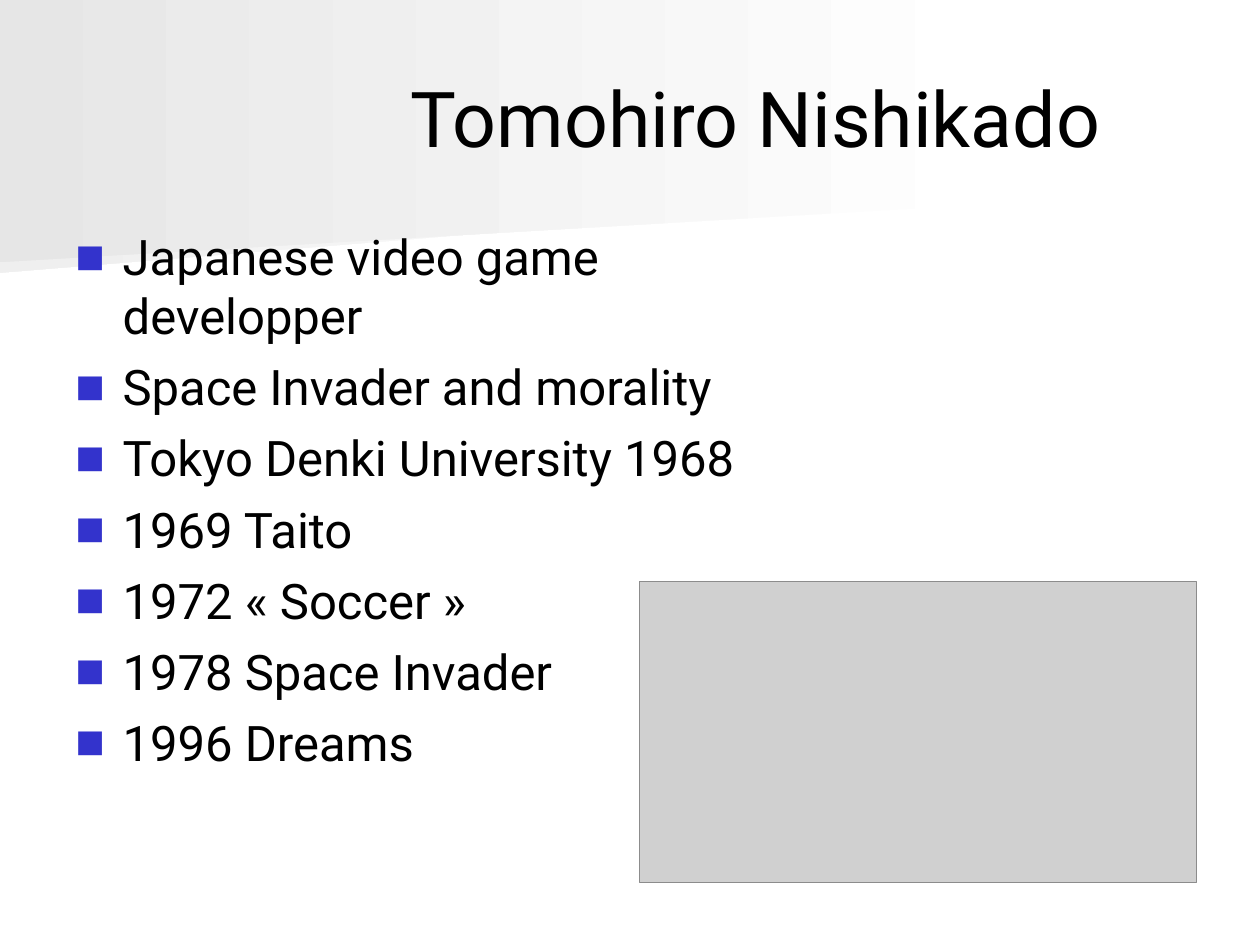
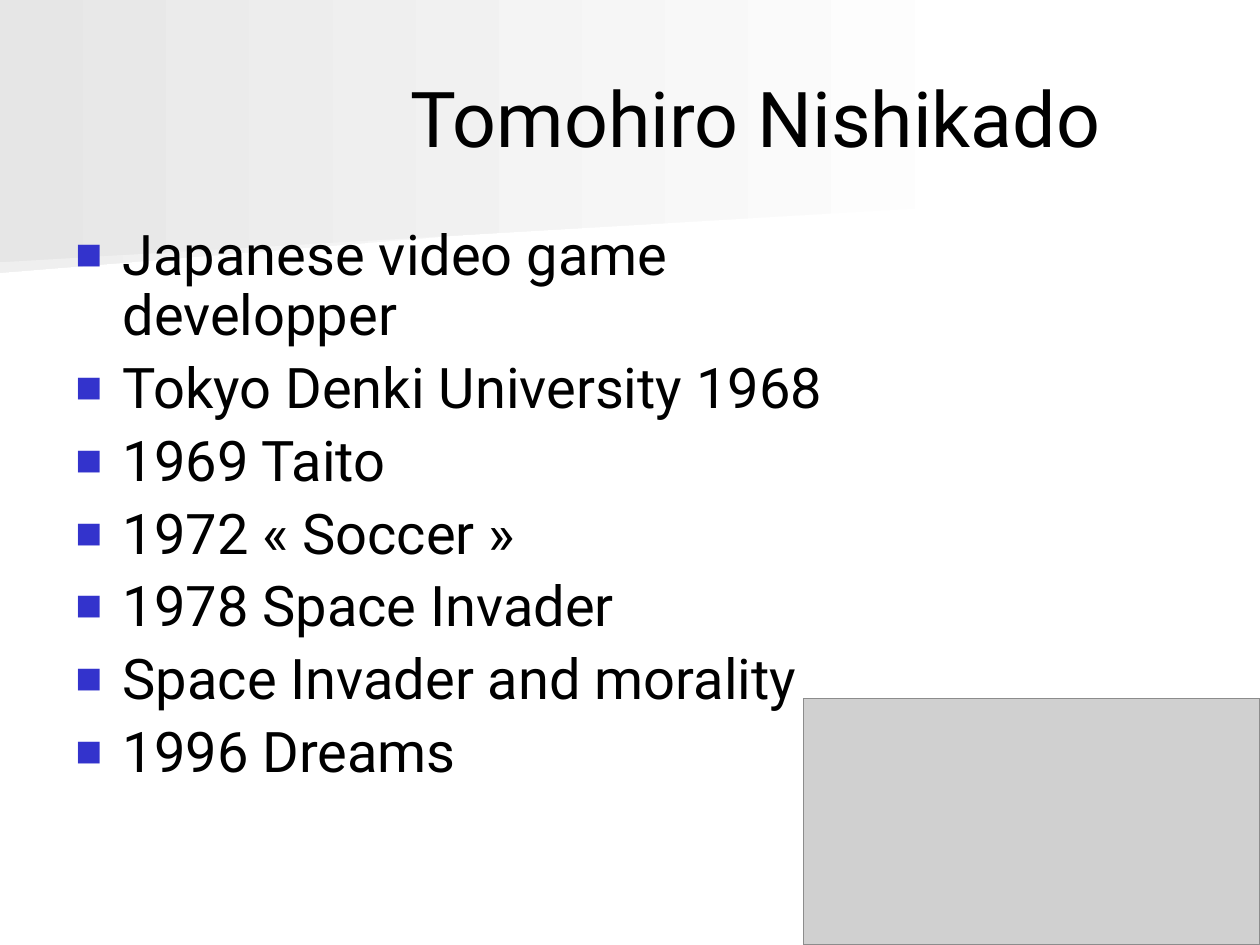
Before and after one commit to angryzor/space_invaders_8086, a slide deck: slide 6 of Presentatie.ppt. Drawn at 1260x945 pixels with LibreOffice and Linux fonts; fonts in the diff are those of the drawing; grey boxes stand for pictures. Boxes give left, top, right and bottom in pixels: in the first picture for what was removed or moved away, otherwise in the second. Text is boxed around its words. In the diff, an @@ line names an element or a change of style, - is before the commit and + after.

```diff
--- a/Presentatie.ppt
+++ b/Presentatie.ppt
@@ text at box(123, 233, 822, 773): size 28 to 32 pt in "Japanese video game developper", "Tokyo Denki University 1968", "1969 Taito", "1972 « Soccer »" and 2 more places; line spacing 1 to 0.9 @@
@@ text at box(123, 368, 711, 416): paragraph removed @@
-■ Space Invader and morality
@@ text at box(123, 657, 796, 711): paragraph added @@
+■ Space Invader and morality
@@ picture: place and size @@
-picture at box(640, 582, 1197, 883)
+picture at box(804, 698, 1260, 945)
```
